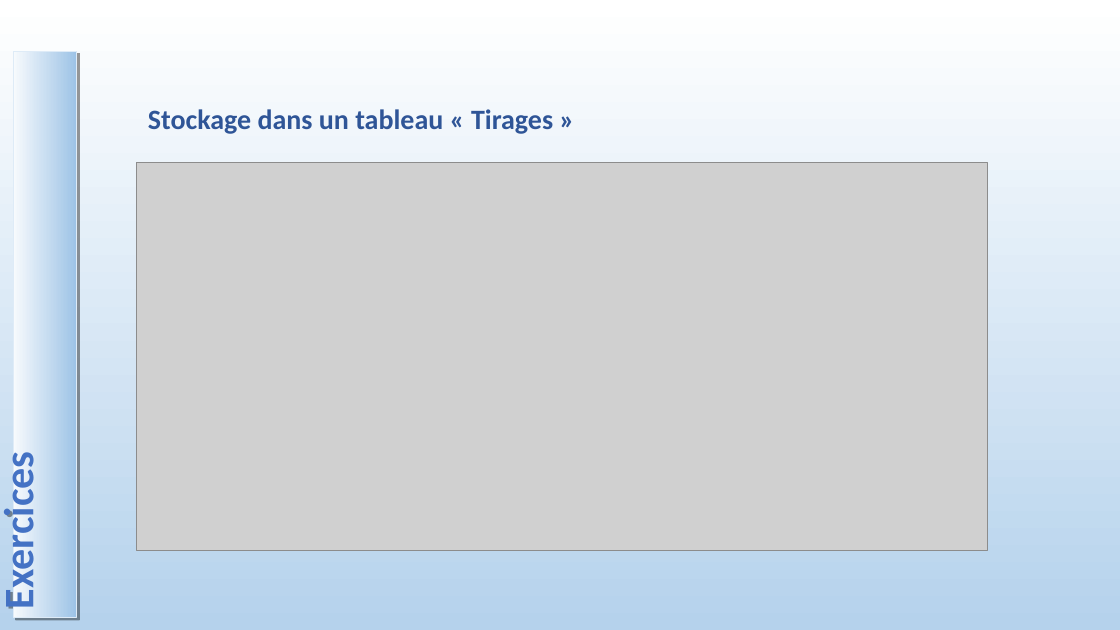
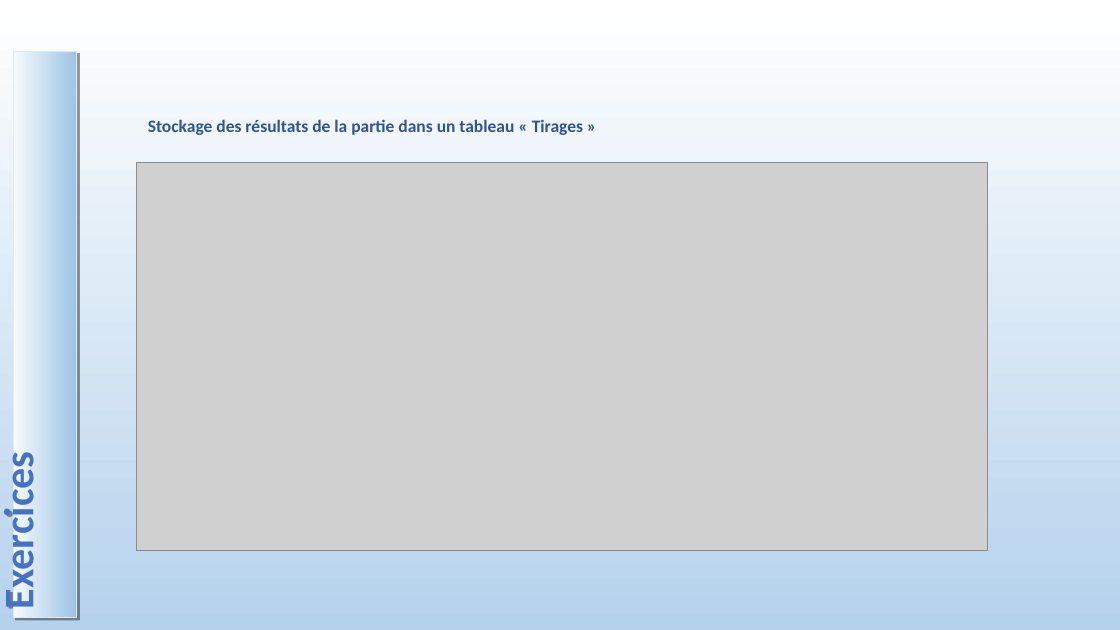
Before and after one commit to fabrice1618/GIFA23, a slide deck: slide 49 of COURS_VBA_TP.pptx (slide 33 before the commit). Drawn at 1120x630 pixels with LibreOffice and Linux fonts; fonts in the diff are those of the drawing; grey boxes stand for pictures. Boxes give left, top, right and bottom in pixels: in the first picture for what was removed or moved away, otherwise in the second. Text is boxed around its words. In the diff, an @@ line names an element or a change of style, - is before the commit and + after.

```diff
--- a/COURS_VBA_TP.pptx
+++ b/COURS_VBA_TP.pptx
@@ text at <box>148,119,583,135</box>: text changed; size 24 to 15 pt @@
-Stockage dans un tableau « Tirages »
+Stockage des résultats de la partie dans un tableau « Tirages »
```
Also in this commit, not shown: 8 other slides changed, 20 slides added, 2 slides removed, 11 other files.
